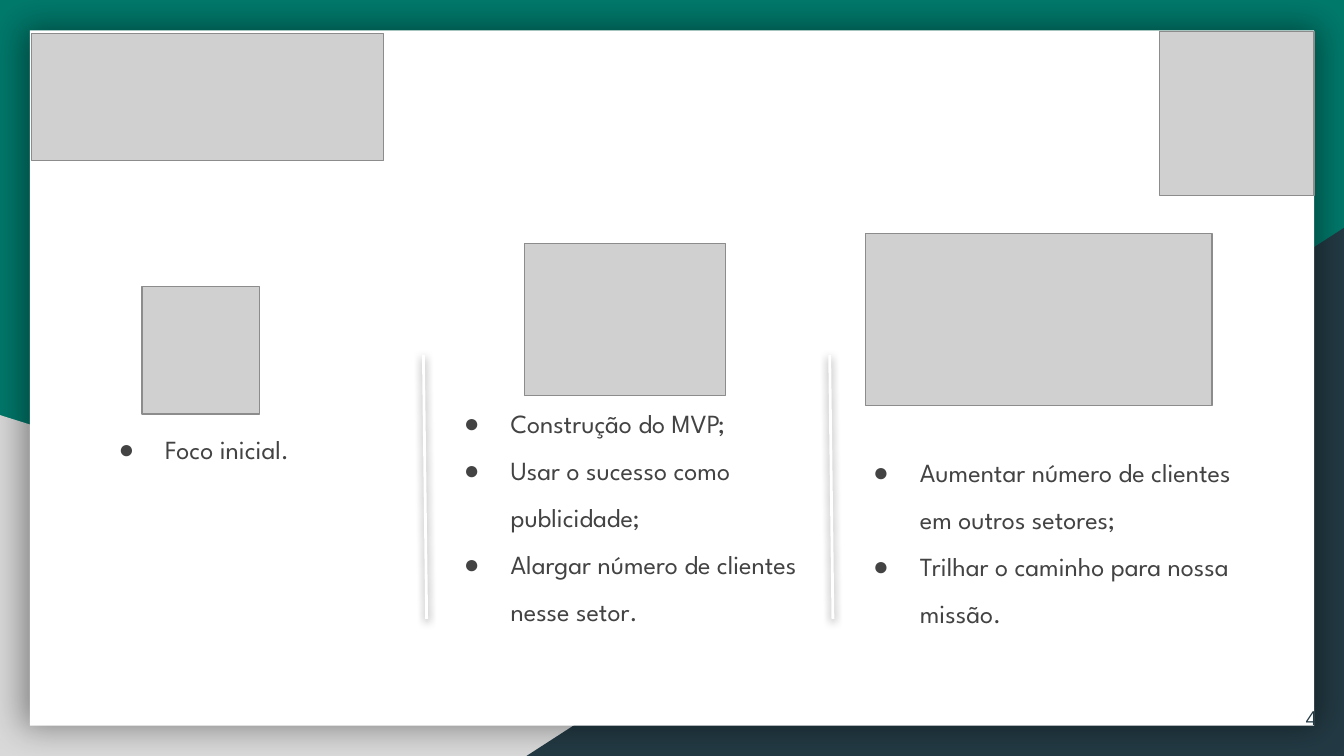
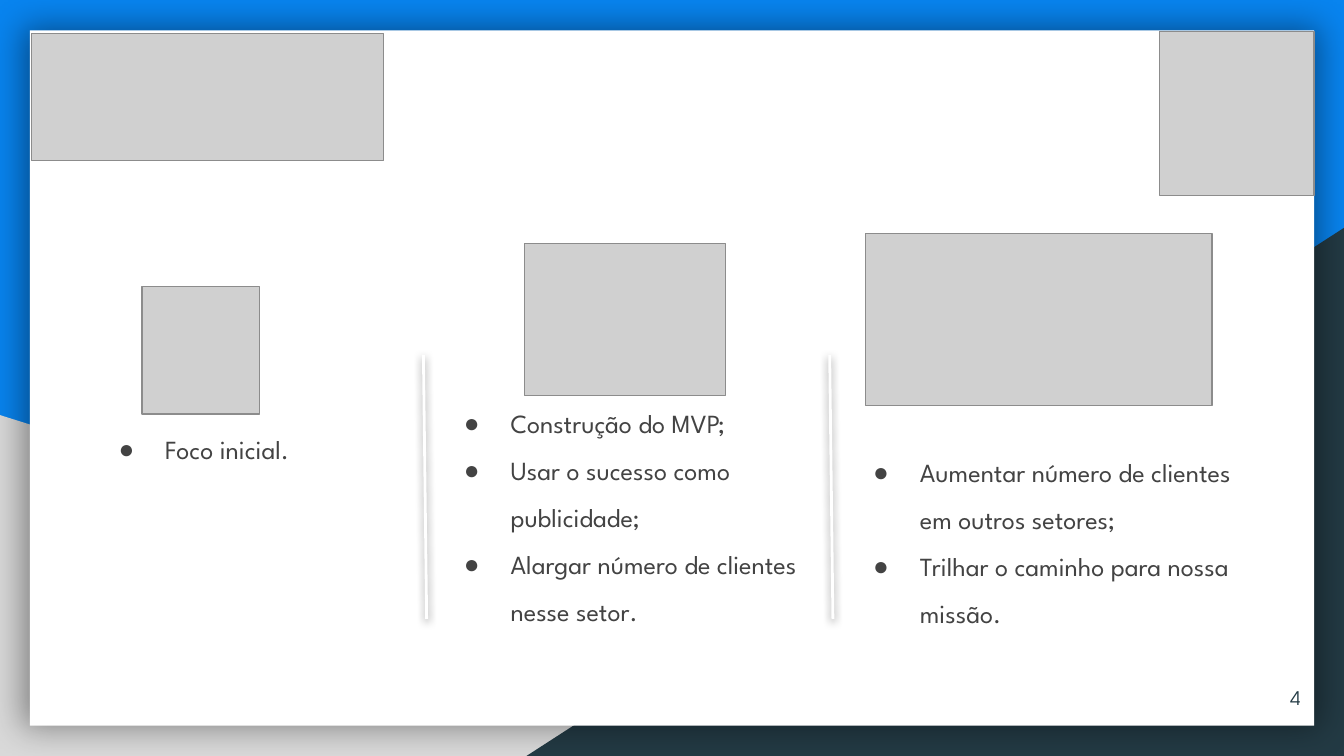
Before and after one commit to The-Order-of-Code/UMId-Documents, a slide deck: slide 4 of Pitch Final.pptx. Drawn at 1344x756 pixels with LibreOffice and Linux fonts; fonts in the diff are those of the drawing; grey boxes stand for pictures. Boxes give left, top, right and bottom in pixels: in the first picture for what was removed or moved away, otherwise in the second. Text is boxed around its words. In the diff, an @@ line names an element or a change of style, - is before the commit and + after.

```diff
--- a/Pitch Final.pptx
+++ b/Pitch Final.pptx
@@ background #00796B to #0884EF @@
@@ page number rewrapped from (x1=1306, y1=706, x2=1316, y2=726) to (x1=1290, y1=691, x2=1300, y2=705) @@
```
Also in this commit, not shown: 7 other slides changed, 1 slide added, 2 slides removed.
